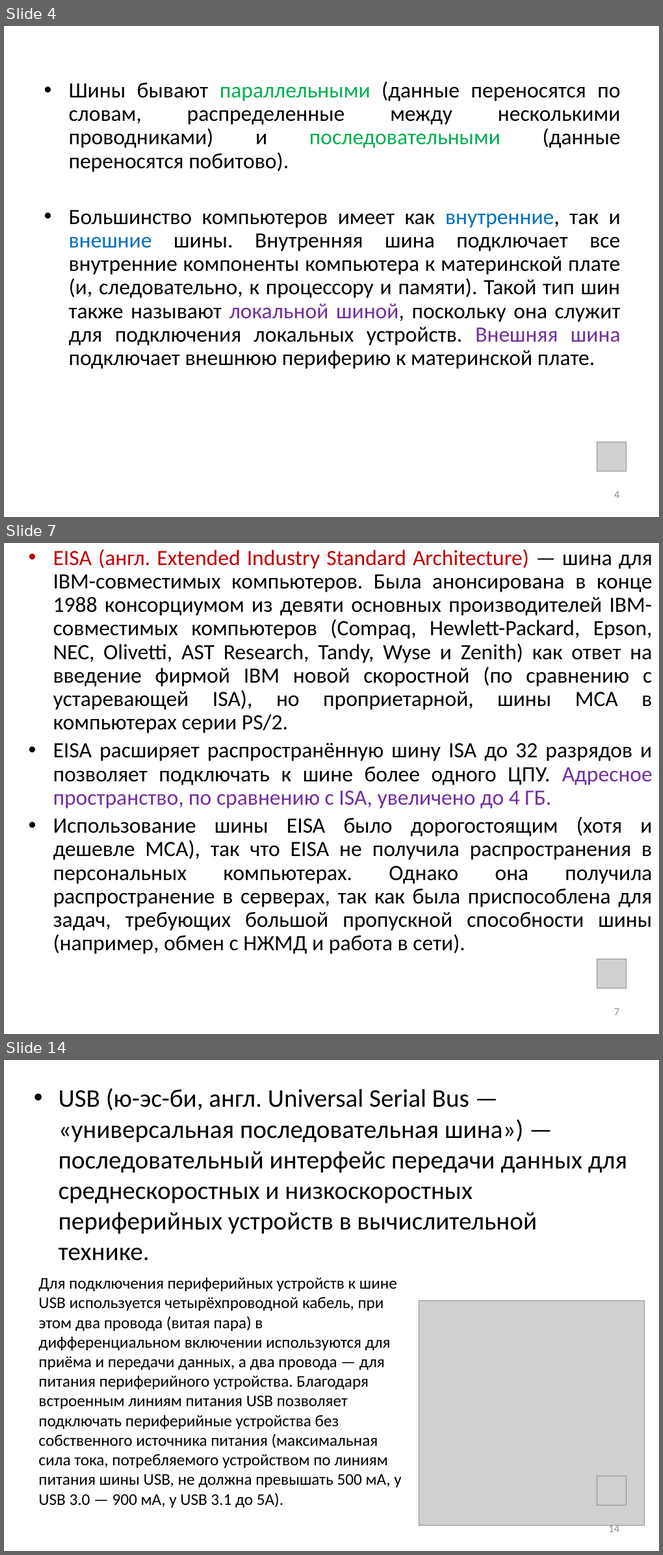
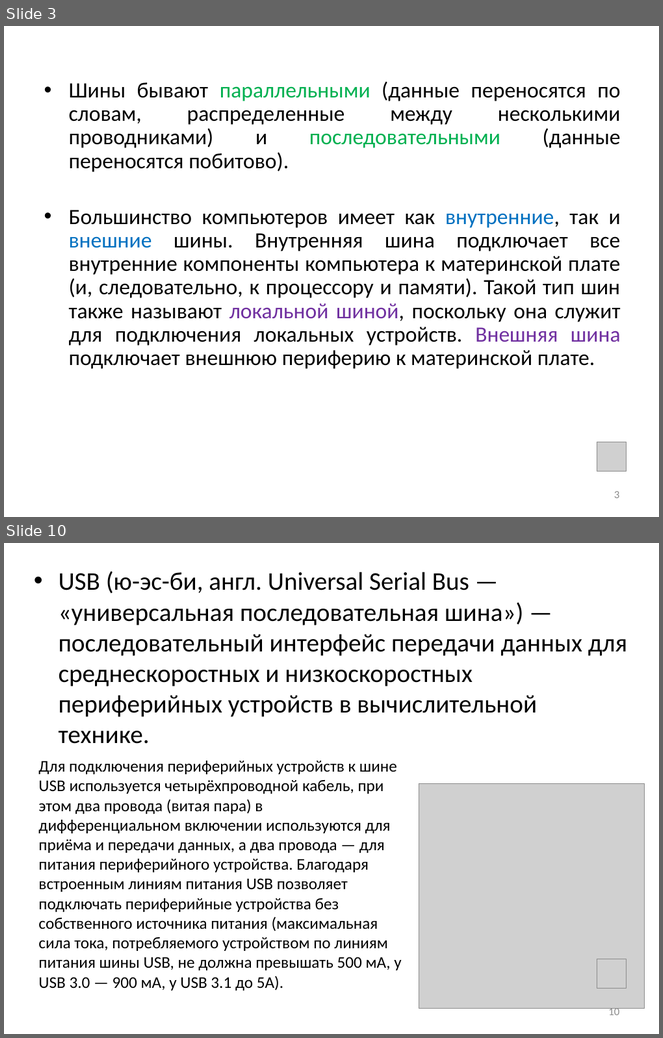
Before and after one commit to saysaysx/manual_materials, a slide deck: inf/audio/inf_5_sysbl_final.pptx. Shown one above the other, each under a label of ours: slides 4, 7 and 14 before the commit, slides 3 and 10 after it; the slides between them are not shown. The pictures are 663x1555 and 663x1038 pixels, drawn with LibreOffice and Linux fonts; fonts in the diff are those of the drawing; grey boxes stand for pictures. Boxes give left, top, right and bottom in pixels: in the first picture for what was removed or moved away, otherwise in the second. Text is boxed around its words. In the diff, an @@ line names an element or a change of style, - is before the commit and + after.

```diff
--- a/inf/audio/inf_5_sysbl_final.pptx
+++ b/inf/audio/inf_5_sysbl_final.pptx
@@ slide 7 removed at [4,543,659,1034], background #FFFFFF @@
@@ text removed at [53,549,653,954] @@
-• EISA (англ. Extended Industry Standard Architecture) — шина для IBM-совместимых компьютеров. Была анонсирована в конце 1988 консорциумом из девяти основных производителей IBM-совместимых компьютеров (Compaq, Hewlett-Packard, Epson, NEC, Olivetti, AST Research, Tandy, Wyse и Zenith) как ответ на введение фирмой IBM новой скоростной (по сравнению с устаревающей ISA), но проприетарной, шины MCA в компьютерах серии PS/2.
-• EISA расширяет распространённую шину ISA до 32 разрядов и позволяет подключать к шине более одного ЦПУ. Адресное пространство, по сравнению с ISA, увеличено до 4 ГБ.
-• Использование шины EISA было дорогостоящим (хотя и дешевле MCA), так что EISA не получила распространения в персональных компьютерах. Однако она получила распространение в серверах, так как была приспособлена для задач, требующих большой пропускной способности шины (например, обмен с НЖМД и работа в сети).
@@ picture removed at [597,959,627,988] @@
@@ page number removed at [614,1008,620,1016] @@
-7
@@ what was slide 4 is now slide 3 @@
@@ page number at [614,491,620,499]: text changed @@
-4
+3
@@ what was slide 14 is now slide 10 @@
@@ page number at [608,1007,620,1016]: text changed @@
-14
+10
```
Also in this commit, not shown: 6 slides changed, 22 slides added, 12 other slides removed.
